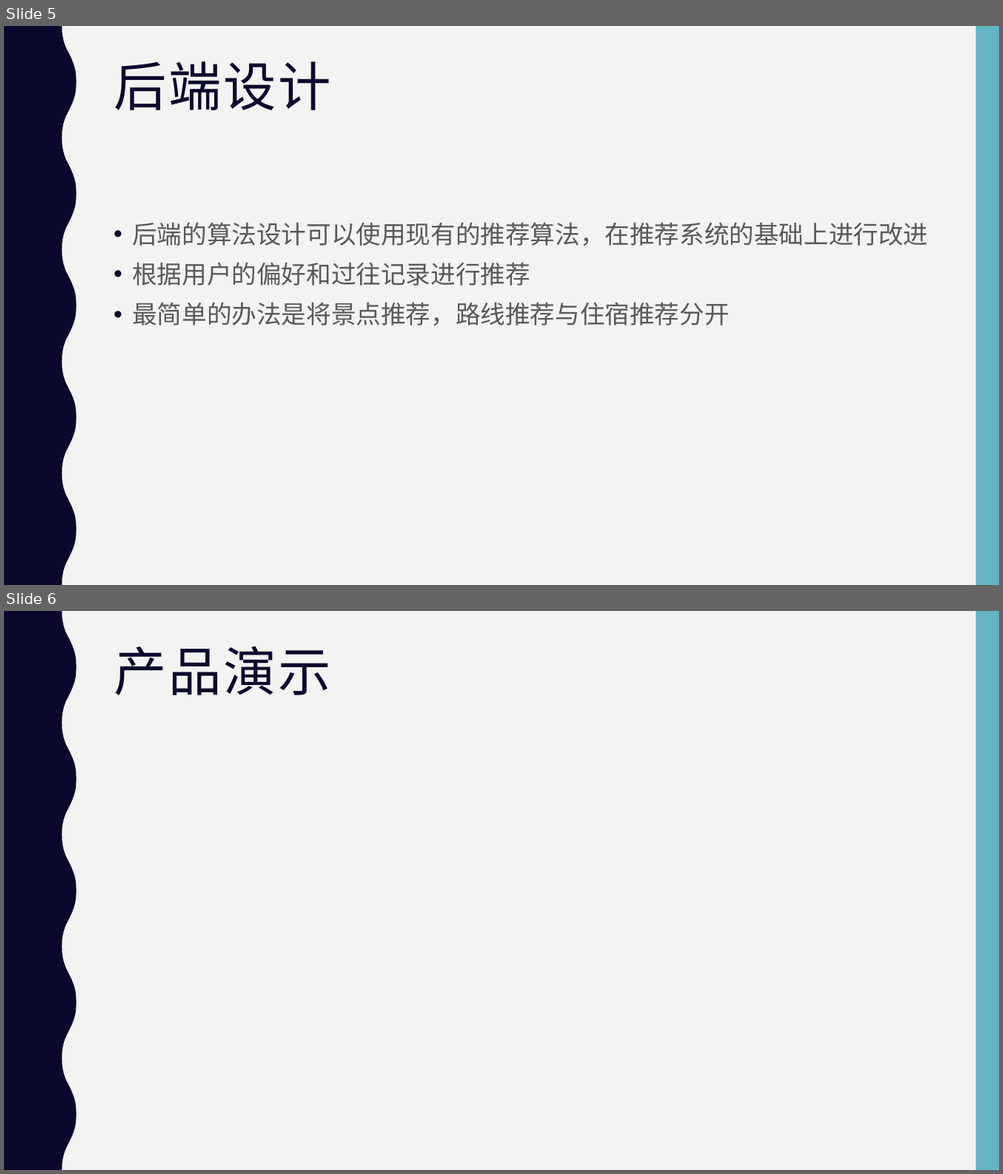
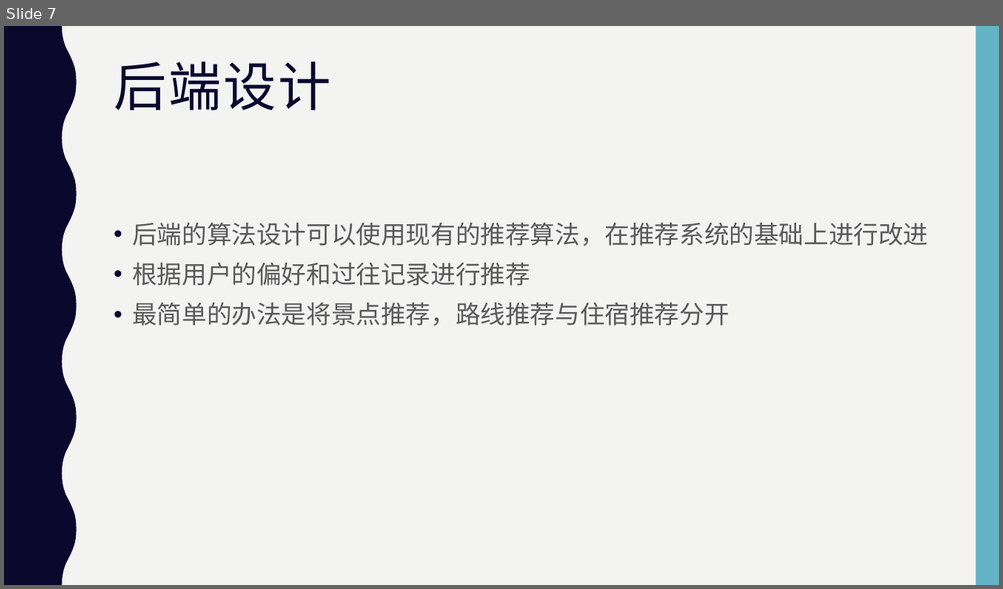
Before and after one commit to jhxlglxptsb/recommend, a slide deck: 课程设计报告.pptx. Shown one above the other, each under a label of ours: slides 5 and 6 before the commit, slide 7 after it. The pictures are 1003x1174 and 1003x589 pixels, drawn with LibreOffice and Linux fonts; fonts in the diff are those of the drawing. Boxes give left, top, right and bottom in pixels: in the first picture for what was removed or moved away, otherwise in the second. Text is boxed around its words. In the diff, an @@ line names an element or a change of style, - is before the commit and + after.

```diff
--- a/课程设计报告.pptx
+++ b/课程设计报告.pptx
@@ slide 6 removed at (x1=4, y1=611, x2=999, y2=1170), background #F3F3F2; not listed: 2 template elements that a slide beside it also shows @@
@@ title removed at (x1=114, y1=646, x2=331, y2=695) @@
-产品演示
@@ what was slide 5 is now slide 7 @@
```
Also in this commit, not shown: 2 slides changed, 2 slides added.
